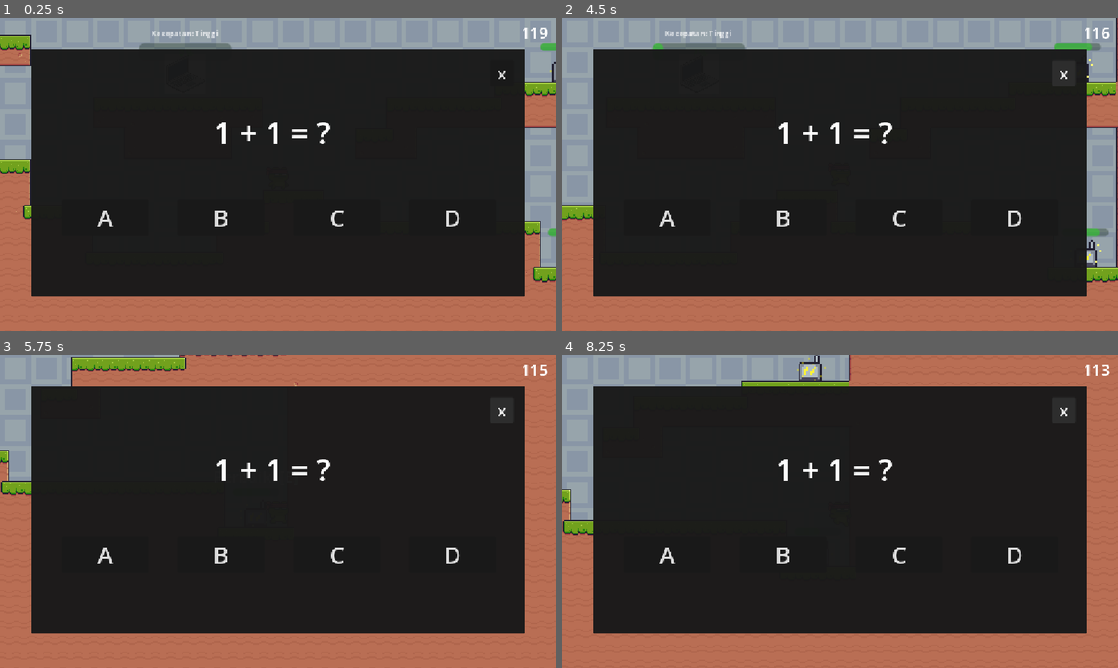
Above: before the commit, frames 1-4 (two rows, left to right).
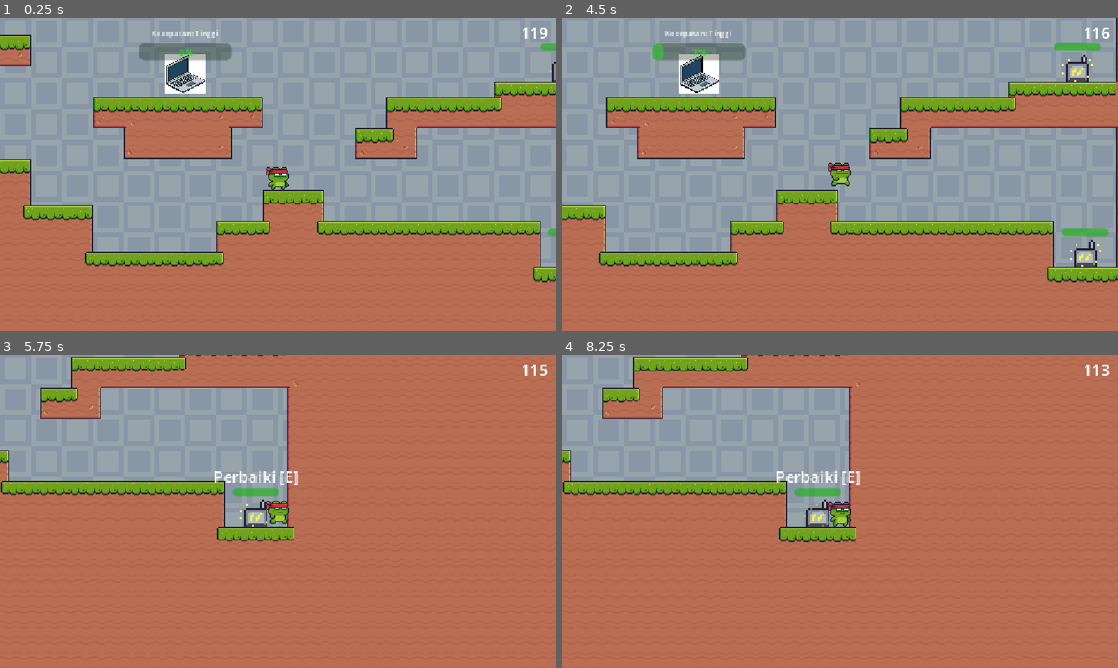
Above: after the commit, the same moments.

Repository: Diko-QuestionMark/Kodok-Matematika
Game: Godot game, scene res://Scene/world.tscn
The game is run twice, just before and just after one commit, with the same random seed, the same clock (stepped at 60 frames per second) and the same inputs.
Inputs (mouse positions are in pixels of both pictures, inside the frame that each line leads up to):
- Up to frame 1 (0.25 s): no input
- Up to frame 2 (4.5 s): click (667, 218) at 0.5 s, where only the run before the commit has a clickable "A"; click (784, 218) at 1.25 s, where only the run before the commit has a clickable "B"; click (901, 218) at 2 s, where only the run before the commit has a clickable "C"; click (1012, 218) at 2.75 s, where only the run before the commit has a clickable "D"; click (1062, 74) at 3.5 s, where only the run before the commit has a clickable "x"; hold D (right) from 4.28 s (still down); tap E (interact, bound only after the commit) at 4.35 s
- Up to frame 3 (5.75 s): keep holding D (right); tap E (interact, bound only after the commit) at 5.1 s
- Up to frame 4 (8.25 s): release D (right) at 5.78 s; hold A (left) 5.78-6.5 s; tap E (interact, bound only after the commit) at 5.85, 7.35 s; click "A" at 6.5 s; tap Enter at 7.25 s; hold D (right) 7.28-8 s; tap Space (jump) at 7.52, 7.82 s; click "x" at 8 s

The runs differ from the first frame. In frame 1, 69% of the frame differs, in the area x 5-95%, y 10-90%; in frame 2, 69%; in frame 3, 69%; in frame 4, 74%, in the area x 0-95%, y 0-90%.

Commit message:
pusing juga wkwkwkw

Diff:
--- a/Scene/generator.tscn
+++ b/Scene/generator.tscn
@@ -40,14 +40,14 @@
 [sub_resource type="CircleShape2D" id="CircleShape2D_5sisn"]
 radius = 32.0
 
-[node name="Generator1" type="Node2D" unique_id=986039888]
+[node name="Generator" type="Node2D" unique_id=986039888]
 script = ExtResource("1_07y2u")
 
 [node name="AnimatedSprite2D" type="AnimatedSprite2D" parent="." unique_id=170053406]
 scale = Vector2(2, 2)
 sprite_frames = SubResource("SpriteFrames_5sisn")
 animation = &"off"
-frame_progress = 0.017385898
+frame_progress = 0.42129415
 
 [node name="Area2D" type="Area2D" parent="." unique_id=1630177342]
 
@@ -77,18 +77,19 @@
 show_percentage = false
 
 [node name="Timer" type="Timer" parent="." unique_id=978945655]
-wait_time = 2.0
+wait_time = 6.0
 autostart = true
 
-[node name="CanvasLayer" type="CanvasLayer" parent="." unique_id=61133870]
+[node name="LayarPerbaikan" type="CanvasLayer" parent="." unique_id=61133870]
+visible = false
 
-[node name="Panel" type="Panel" parent="CanvasLayer" unique_id=401372040]
+[node name="Panel" type="Panel" parent="LayarPerbaikan" unique_id=401372040]
 offset_left = 64.0
 offset_top = 64.0
 offset_right = 1088.0
 offset_bottom = 576.0
 
-[node name="Label" type="Label" parent="CanvasLayer/Panel" unique_id=320889482]
+[node name="Label" type="Label" parent="LayarPerbaikan/Panel" unique_id=320889482]
 layout_mode = 0
 offset_left = 224.0
 offset_top = 128.0
@@ -98,7 +99,7 @@
 text = "1 + 1 = ?"
 horizontal_alignment = 1
 
-[node name="HBoxContainer" type="HBoxContainer" parent="CanvasLayer/Panel" unique_id=877005548]
+[node name="HBoxContainer" type="HBoxContainer" parent="LayarPerbaikan/Panel" unique_id=877005548]
 layout_mode = 1
 anchors_preset = 8
 anchor_left = 0.5
@@ -106,14 +107,14 @@
 anchor_right = 0.5
 anchor_bottom = 0.5
 offset_left = -448.0
-offset_top = 56.0
+offset_top = 112.0
 offset_right = 452.0
-offset_bottom = 131.0
+offset_bottom = 187.0
 grow_horizontal = 2
 grow_vertical = 2
 theme_override_constants/separation = 60
 
-[node name="Button" type="Button" parent="CanvasLayer/Panel/HBoxContainer" unique_id=1331085964]
+[node name="Button1" type="Button" parent="LayarPerbaikan/Panel/HBoxContainer" unique_id=1331085964]
 custom_minimum_size = Vector2(180, 0)
 custom_maximum_size = Vector2(180, -1)
 layout_mode = 2
@@ -121,7 +122,7 @@
 theme_override_font_sizes/font_size = 48
 text = "A"
 
-[node name="Button2" type="Button" parent="CanvasLayer/Panel/HBoxContainer" unique_id=233165926]
+[node name="Button2" type="Button" parent="LayarPerbaikan/Panel/HBoxContainer" unique_id=233165926]
 custom_minimum_size = Vector2(180, 0)
 custom_maximum_size = Vector2(180, -1)
 layout_mode = 2
@@ -129,7 +130,7 @@
 theme_override_font_sizes/font_size = 48
 text = "B"
 
-[node name="Button3" type="Button" parent="CanvasLayer/Panel/HBoxContainer" unique_id=349016319]
+[node name="Button3" type="Button" parent="LayarPerbaikan/Panel/HBoxContainer" unique_id=349016319]
 custom_minimum_size = Vector2(180, 0)
 custom_maximum_size = Vector2(180, -1)
 layout_mode = 2
@@ -137,7 +138,7 @@
 theme_override_font_sizes/font_size = 48
 text = "C"
 
-[node name="Button4" type="Button" parent="CanvasLayer/Panel/HBoxContainer" unique_id=1330014403]
+[node name="Button4" type="Button" parent="LayarPerbaikan/Panel/HBoxContainer" unique_id=1330014403]
 custom_minimum_size = Vector2(180, 0)
 custom_maximum_size = Vector2(180, -1)
 layout_mode = 2
@@ -145,7 +146,7 @@
 theme_override_font_sizes/font_size = 48
 text = "D"
 
-[node name="Button" type="Button" parent="CanvasLayer/Panel" unique_id=2001493114]
+[node name="Exit" type="Button" parent="LayarPerbaikan/Panel" unique_id=2001493114]
 layout_mode = 0
 offset_left = 952.0
 offset_top = 24.0
@@ -157,3 +158,8 @@
 [connection signal="body_entered" from="Area2D" to="." method="_on_area_2d_body_entered"]
 [connection signal="body_exited" from="Area2D" to="." method="_on_area_2d_body_exited"]
 [connection signal="timeout" from="Timer" to="." method="_on_timer_timeout"]
+[connection signal="pressed" from="LayarPerbaikan/Panel/HBoxContainer/Button1" to="." method="_on_button_1_pressed"]
+[connection signal="pressed" from="LayarPerbaikan/Panel/HBoxContainer/Button2" to="." method="_on_button_2_pressed"]
+[connection signal="pressed" from="LayarPerbaikan/Panel/HBoxContainer/Button3" to="." method="_on_button_3_pressed"]
+[connection signal="pressed" from="LayarPerbaikan/Panel/HBoxContainer/Button4" to="." method="_on_button_4_pressed"]
+[connection signal="pressed" from="LayarPerbaikan/Panel/Exit" to="." method="_on_exit_pressed"]
--- a/Script/Global.gd
+++ b/Script/Global.gd
@@ -1,3 +1,7 @@
 extends Node
 
 var sudah_menang = false
+var panel_aktif = false
+
+func _process(delta: float) -> void:
+	print(panel_aktif)
--- a/Script/generator.gd
+++ b/Script/generator.gd
@@ -3,6 +3,7 @@
 @onready var label = $Fix
 @onready var health_bar = $ProgressBar
 @onready var sprite = $AnimatedSprite2D
+@onready var layar_perbaikan = $LayarPerbaikan
 
 var health = 10
 var on_area = false
@@ -12,6 +13,12 @@
 func _ready() -> void:
 	health_bar.value = health
 	sprite.play("on")
+
+
+func _process(delta: float) -> void:
+	if on_area == true && Input.is_action_just_pressed("interact"):
+		Global.panel_aktif = true
+		layar_perbaikan.show()
 
 
 func _on_area_2d_body_entered(body: Node2D) -> void:
@@ -36,3 +43,33 @@
 			gene_on = false
 			sprite.play("off")
 		health_bar.value = health
+
+
+func _on_exit_pressed() -> void:
+	tutup_layar_perbaikan()
+
+
+func _on_button_1_pressed() -> void:
+	tutup_layar_perbaikan()
+
+
+func _on_button_2_pressed() -> void:
+	tutup_layar_perbaikan()
+
+
+func _on_button_3_pressed() -> void:
+	tutup_layar_perbaikan()
+
+
+func _on_button_4_pressed() -> void:
+	tutup_layar_perbaikan()
+
+
+func tutup_layar_perbaikan() -> void:
+	Global.panel_aktif = false
+	layar_perbaikan.hide()
+
+
+func buka_layar_perbaikan() -> void:
+	Global.panel_aktif = true
+	layar_perbaikan.show()
--- a/Script/player.gd
+++ b/Script/player.gd
@@ -3,15 +3,19 @@
 
 const SPEED = 250.0
 const JUMP_VELOCITY = -400.0
-
+var can_move = true
 
 func _physics_process(delta: float) -> void:
+	if Global.panel_aktif:
+		can_move = false
+	else:
+		can_move = true
 	if not is_on_floor():
 		velocity += get_gravity() * delta
-	if Input.is_action_just_pressed("jump") and is_on_floor():
+	if Input.is_action_just_pressed("jump") and is_on_floor() and can_move:
 		velocity.y = JUMP_VELOCITY
 	var direction := Input.get_axis("left", "right")
-	if direction:
+	if direction and can_move:
 		$AnimatedSprite2D.play("run")
 		velocity.x = direction * SPEED
 	else:
--- a/project.godot
+++ b/project.godot
@@ -43,6 +43,11 @@
 , Object(InputEventKey,"resource_local_to_scene":false,"resource_name":"","device":-1,"window_id":0,"alt_pressed":false …(183 unchanged characters)…
 ]
 }
+interact={
+"deadzone": 0.2,
+"events": [Object(InputEventKey,"resource_local_to_scene":false,"resource_name":"","device":-1,"window_id":0,"alt_pressed":false,"shift_pressed":false,"ctrl_pressed":false,"meta_pressed":false,"pressed":false,"keycode":0,"physical_keycode":69,"key_label":0,"unicode":101,"location":0,"echo":false,"script":null)
+]
+}
 
 [physics]
 
